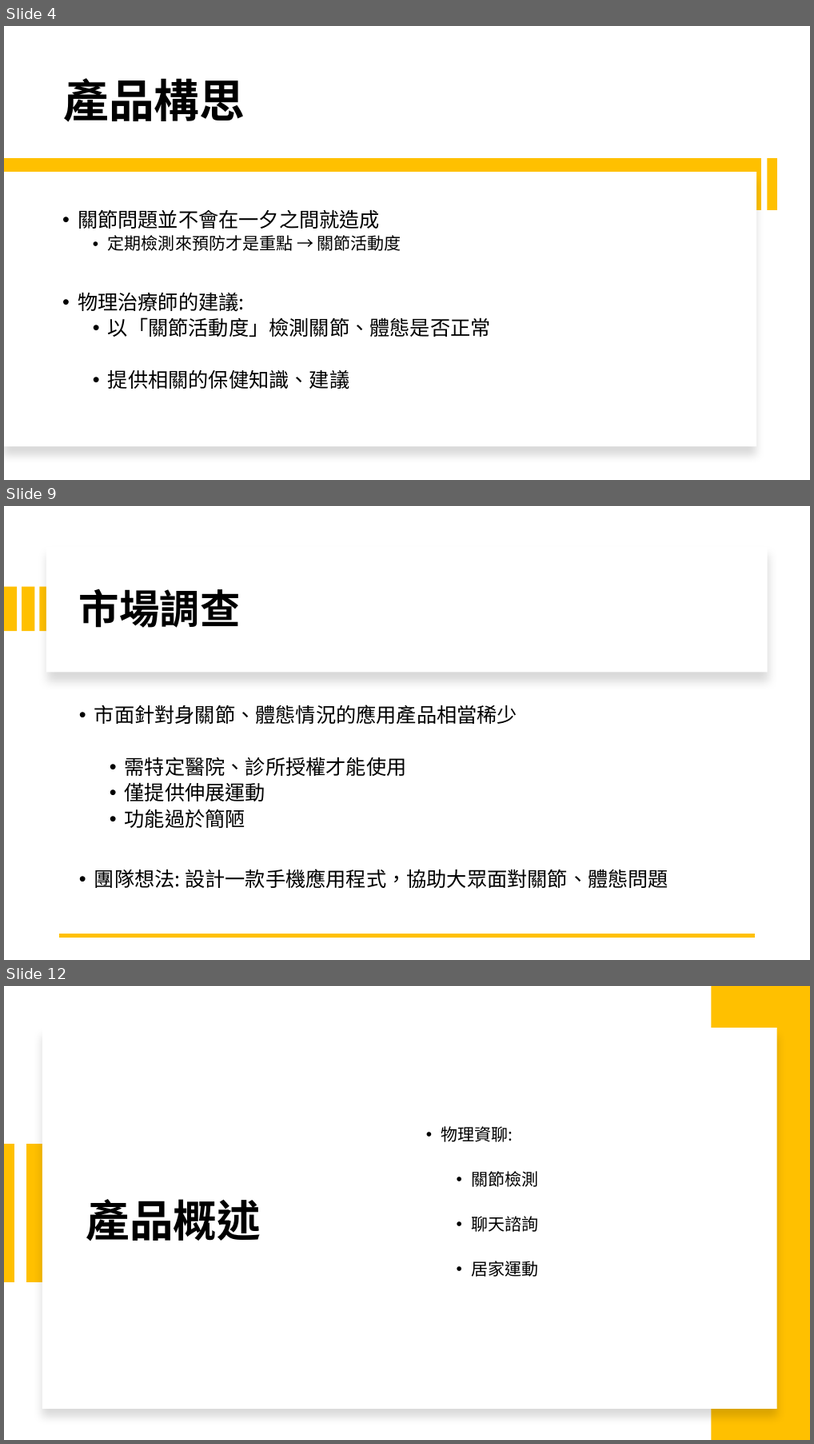
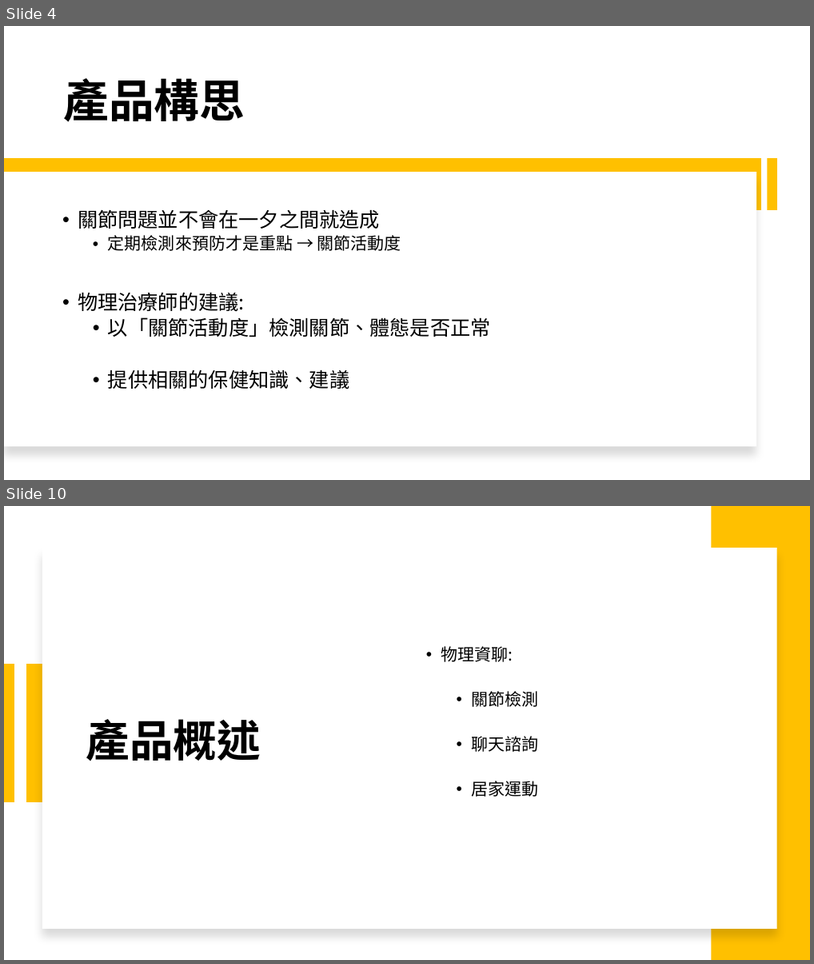
Before and after one commit to michaelchen1225/-, a slide deck: 整合/報告/產品報告.pptx. Shown one above the other, each under a label of ours: slides 4, 9 and 12 before the commit, slides 4 and 10 after it; the slides between them are not shown. The pictures are 814x1444 and 814x964 pixels, drawn with LibreOffice and Linux fonts; fonts in the diff are those of the drawing. Boxes give left, top, right and bottom in pixels: in the first picture for what was removed or moved away, otherwise in the second. Text is boxed around its words. In the diff, an @@ line names an element or a change of style, - is before the commit and + after.

```diff
--- a/整合/報告/產品報告.pptx
+++ b/整合/報告/產品報告.pptx
@@ slide 9 removed at (x1=4, y1=506, x2=810, y2=960), background #FFFFFF @@
@@ rectangle removed at (x1=46, y1=547, x2=768, y2=672) @@
@@ rectangle removed at (x1=4, y1=587, x2=17, y2=632) @@
@@ rectangle removed at (x1=22, y1=587, x2=34, y2=632) @@
@@ rectangle removed at (x1=40, y1=587, x2=52, y2=632) @@
@@ title removed at (x1=79, y1=588, x2=241, y2=628) @@
-市場調查
@@ text removed at (x1=94, y1=704, x2=669, y2=888) @@
-• 市面針對身關節、體態情況的應用產品相當稀少
-  • 需特定醫院、診所授權才能使用
-  • 僅提供伸展運動
-  • 功能過於簡陋
-• 團隊想法: 設計一款手機應用程式，協助大眾面對關節、體態問題
@@ line removed from (755, 935) to (60, 935) @@
@@ what was slide 12 is now slide 10 @@
```
Also in this commit, not shown: 5 slides changed, 5 slides added, 3 other slides removed, 3 other files.
